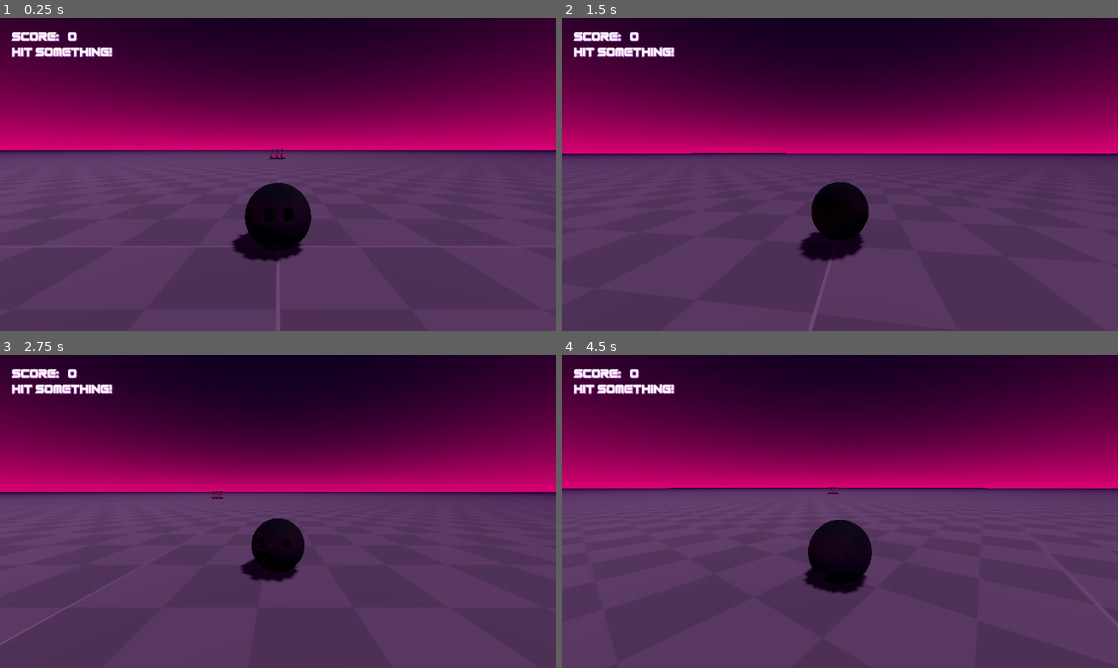
Above: before the commit, frames 1-4 (two rows, left to right).
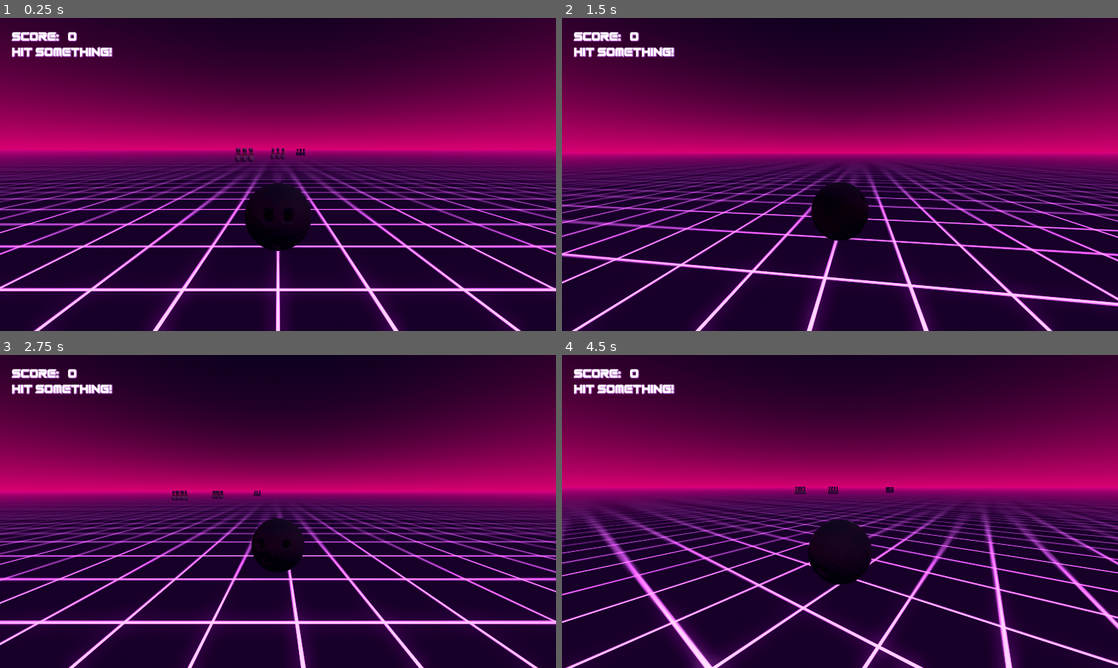
Above: after the commit, the same moments.

Repository: fresh4/rogue-bowler
Game: Godot game, scene res://Scenes/world.tscn
The game is run twice, just before and just after one commit, with the same random seed, the same clock (stepped at 60 frames per second) and the same inputs.
Inputs (mouse positions are in pixels of both pictures, inside the frame that each line leads up to):
- Up to frame 1 (0.25 s): no input
- Up to frame 2 (1.5 s): tap Enter at 0.5 s; move the mouse to (962, 158) at 0.52 s; hold D (right) 0.53-1.28 s; hold Middle mouse button (rotate_camera) 0.53-1.28 s; move the mouse to (728, 190) at 1.27 s; hold S (backward) from 1.28 s (still down); tap Middle mouse button (rotate_camera) at 1.35 s
- Up to frame 3 (2.75 s): move the mouse to (333, 442) at 2.02 s; release S (backward) at 2.03 s; hold D (right) from 2.03 s (still down); hold Middle mouse button (rotate_camera) from 2.03 s (still down)
- Up to frame 4 (4.5 s): move the mouse to (812, 574) at 2.77 s; release D (right) at 2.78 s; release Middle mouse button (rotate_camera) at 2.78 s; hold W (forward) 2.78-3.53 s; tap Middle mouse button (rotate_camera) at 2.85, 4.35 s; move the mouse to (1006, 558) at 3.52 s; hold Middle mouse button (rotate_camera) 3.53-4.28 s; hold A (left) from 3.53 s (still down); move the mouse to (673, 464) at 4.27 s

The runs differ from the first frame. In frame 1, 55% of the frame differs, in the area x 0-100%, y 41-100%; in frame 2, 54%; in frame 3, 55%; in frame 4, 55%, in the area x 0-100%, y 42-100%.

Commit message:
Testing vaporwave grid

Diff:
--- a/Scenes/world.tscn
+++ b/Scenes/world.tscn
@@ -1,7 +1,7 @@
 [gd_scene load_steps=16 format=3 uid="uid://bn10afwxhar2c"]
 
-[ext_resource type="Texture2D" uid="uid://4jjje01bllco" path="res://Assets/texture_06.png" id="1_580bi"]
 [ext_resource type="Script" path="res://Scripts/level_manager.gd" id="1_sttxf"]
+[ext_resource type="Texture2D" uid="uid://ogadkc1xnysq" path="res://Assets/vaporwave-grid.png" id="2_b5530"]
 [ext_resource type="PackedScene" uid="uid://cu4nerdr6gtdq" path="res://Prefabs/player.tscn" id="2_ho05h"]
 [ext_resource type="PackedScene" uid="uid://d0y8f0wlh3x2i" path="res://Prefabs/pin.tscn" id="3_d8a7j"]
 [ext_resource type="Script" path="res://Scripts/ui_manager.gd" id="5_2gcxh"]
@@ -22,11 +22,18 @@
 glow_enabled = true
 fog_enabled = true
 fog_light_color = Color(0.129412, 0, 0.172549, 1)
-
-[sub_resource type="StandardMaterial3D" id="StandardMaterial3D_tl3w3"]
-albedo_texture = ExtResource("1_580bi")
-uv1_scale = Vector3(0.1, 0.1, 0.1)
+fog_density = 0.04
+
+[sub_resource type="StandardMaterial3D" id="StandardMaterial3D_t527y"]
+transparency = 1
+blend_mode = 1
+albedo_texture = ExtResource("2_b5530")
+emission_enabled = true
+emission = Color(0.556689, 0.265198, 0.617188, 1)
+emission_energy_multiplier = 3.0
+uv1_scale = Vector3(0.25, 0.25, 0.25)
 uv1_triplanar = true
+texture_filter = 5
 
 [sub_resource type="PlaneMesh" id="PlaneMesh_j40xo"]
 size = Vector2(1000, 1000)
@@ -70,7 +77,7 @@
 collision_mask = 7
 
 [node name="MeshInstance3D" type="MeshInstance3D" parent="Floor"]
-material_override = SubResource("StandardMaterial3D_tl3w3")
+material_override = SubResource("StandardMaterial3D_t527y")
 mesh = SubResource("PlaneMesh_j40xo")
 
 [node name="CollisionShape3D" type="CollisionShape3D" parent="Floor"]
@@ -97,6 +104,48 @@
 transform = Transform3D(1, 0, 0, 0, 1, 0, 0, 0, 1, -0.658758, 0, 0.8)
 
 [node name="Pin6" parent="Pins" instance=ExtResource("3_d8a7j")]
+transform = Transform3D(1, 0, 0, 0, 1, 0, 0, 0, 1, -0.658758, 0, -0.8)
+
+[node name="Pins2" type="Node3D" parent="."]
+transform = Transform3D(1, 0, 0, 0, 1, 0, 0, 0, 1, -22.3389, 0, 4.13797)
+
+[node name="Pin" parent="Pins2" instance=ExtResource("3_d8a7j")]
+transform = Transform3D(1, 0, 0, 0, 1, 0, 0, 0, 1, 0.259265, 0, 0)
+
+[node name="Pin2" parent="Pins2" instance=ExtResource("3_d8a7j")]
+transform = Transform3D(1, 0, 0, 0, 1, 0, 0, 0, 1, 0.259266, 0, 0.8)
+
+[node name="Pin3" parent="Pins2" instance=ExtResource("3_d8a7j")]
+transform = Transform3D(1, 0, 0, 0, 1, 0, 0, 0, 1, 0.259266, 0, -0.8)
+
+[node name="Pin4" parent="Pins2" instance=ExtResource("3_d8a7j")]
+transform = Transform3D(1, 0, 0, 0, 1, 0, 0, 0, 1, -0.658758, 0, 0)
+
+[node name="Pin5" parent="Pins2" instance=ExtResource("3_d8a7j")]
+transform = Transform3D(1, 0, 0, 0, 1, 0, 0, 0, 1, -0.658758, 0, 0.8)
+
+[node name="Pin6" parent="Pins2" instance=ExtResource("3_d8a7j")]
+transform = Transform3D(1, 0, 0, 0, 1, 0, 0, 0, 1, -0.658758, 0, -0.8)
+
+[node name="Pins3" type="Node3D" parent="."]
+transform = Transform3D(1, 0, 0, 0, 1, 0, 0, 0, 1, -49.3389, 0, -5.80185)
+
+[node name="Pin" parent="Pins3" instance=ExtResource("3_d8a7j")]
+transform = Transform3D(1, 0, 0, 0, 1, 0, 0, 0, 1, 0.259265, 0, 0)
+
+[node name="Pin2" parent="Pins3" instance=ExtResource("3_d8a7j")]
+transform = Transform3D(1, 0, 0, 0, 1, 0, 0, 0, 1, 0.259266, 0, 0.8)
+
+[node name="Pin3" parent="Pins3" instance=ExtResource("3_d8a7j")]
+transform = Transform3D(1, 0, 0, 0, 1, 0, 0, 0, 1, 0.259266, 0, -0.8)
+
+[node name="Pin4" parent="Pins3" instance=ExtResource("3_d8a7j")]
+transform = Transform3D(1, 0, 0, 0, 1, 0, 0, 0, 1, -0.658758, 0, 0)
+
+[node name="Pin5" parent="Pins3" instance=ExtResource("3_d8a7j")]
+transform = Transform3D(1, 0, 0, 0, 1, 0, 0, 0, 1, -0.658758, 0, 0.8)
+
+[node name="Pin6" parent="Pins3" instance=ExtResource("3_d8a7j")]
 transform = Transform3D(1, 0, 0, 0, 1, 0, 0, 0, 1, -0.658758, 0, -0.8)
 
 [node name="UI" type="CanvasLayer" parent="."]
Binary file added: Assets/vaporwave-grid.png
Not shown, added: Assets/vaporwave-grid.png.import
